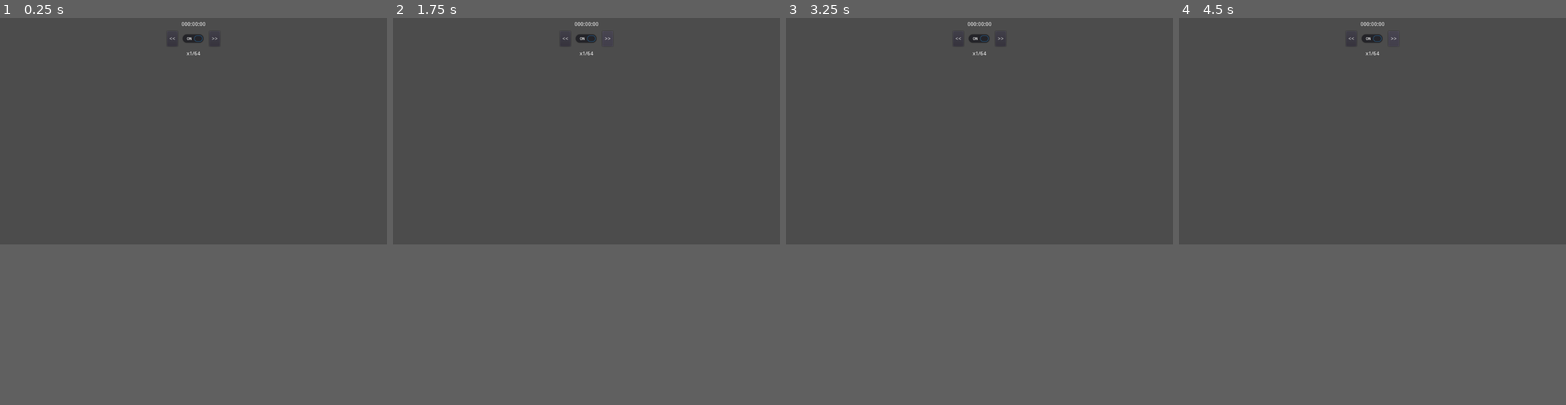
Above: before the commit, frames 1-4 (left to right).
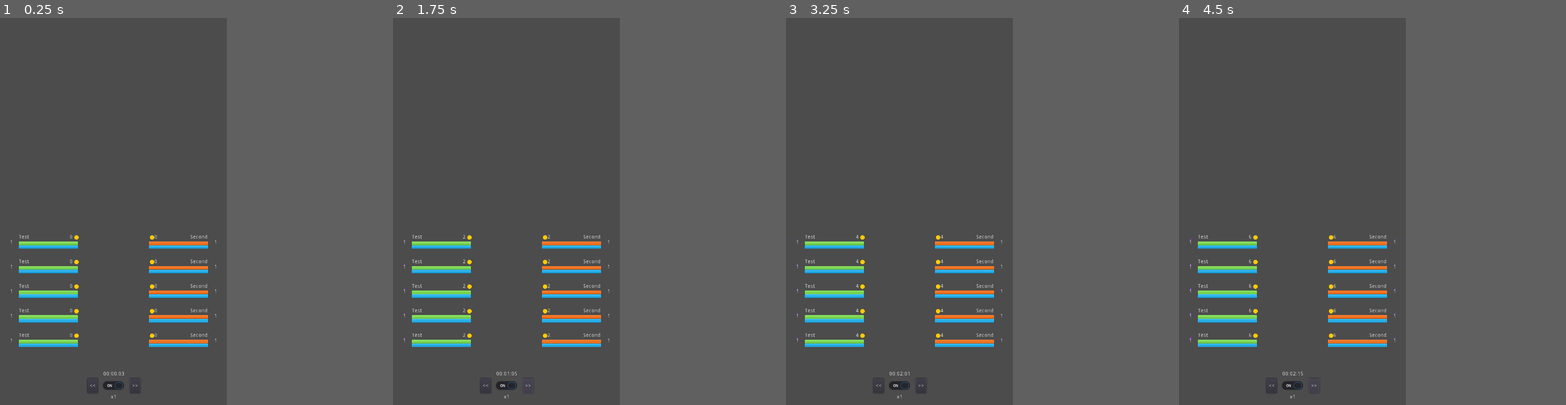
Above: after the commit, the same moments.

Repository: BliznyukNM/moba-manager
Game: Godot game, scene res://src/Match.tscn
Two runs of this game, one before a commit and one after it. Both use one fixed random seed, a clock stepped at 60 frames per second and the inputs below. The project has no main scene, so this scene is started directly.
Inputs (mouse positions are in pixels of both pictures, inside the frame that each line leads up to; where the layout moved, square brackets give the same spot in the first picture):
- Up to frame 1 (0.25 s): no input
- Up to frame 2 (1.75 s): click "<<" at 0.5 s; click ">>" at 1.25 s
- Up to frame 3 (3.25 s): click (979, 234) [979, 37] at 2 s; click (979, 234) [979, 37] at 2.75 s
- Up to frame 4 (4.5 s): click "<<" at 3.5 s; click ">>" at 4.25 s
In our replay, the window is 800x468 before the commit and 469x800 after it. These sizes can differ from the game's own. Grey fills any space a smaller window leaves; there, only what the larger window draws over its background counts as a difference.

The runs differ from the first frame. In frame 1, 3.6% of the frame differs, in the area x 2-57%, y 1-99%; in frame 2, 3.6%; in frame 3, 3.6%; in frame 4, 3.6%.
Error before the commit: Parse Error: Can't preload resource at path: res://src/RadiantHeroUI.tscn (res://src/ui/MatchUI.gd:7)

Commit message:
ui refactor

Diff:
--- a/moba-manager/project.godot
+++ b/moba-manager/project.godot
@@ -34,7 +34,7 @@
 "language": "GDScript",
 "path": "res://src/ui/HeroUI.gd"
 }, {
-"base": "Node",
+"base": "Control",
 "class": "Map",
 "language": "GDScript",
 "path": "res://src/maps/Map.gd"
@@ -67,6 +67,13 @@
 
 gdscript/warnings/integer_division=false
 
+[display]
+
+window/size/width=600
+window/size/height=1024
+window/stretch/mode="2d"
+window/stretch/aspect="expand"
+
 [editor_plugins]
 
 enabled=PoolStringArray(  )
--- a/moba-manager/src/Match.gd
+++ b/moba-manager/src/Match.gd
@@ -22,6 +22,15 @@
 
 func _init_selected_heroes() -> void:
 	_ui_root.add_hero(_create_hero(HeroKey.Test, Fraction.Radiant))
+	_ui_root.add_hero(_create_hero(HeroKey.Test, Fraction.Radiant))
+	_ui_root.add_hero(_create_hero(HeroKey.Test, Fraction.Radiant))
+	_ui_root.add_hero(_create_hero(HeroKey.Test, Fraction.Radiant))
+	_ui_root.add_hero(_create_hero(HeroKey.Test, Fraction.Radiant))
+
+	_ui_root.add_hero(_create_hero(HeroKey.SecondTest, Fraction.Dire))
+	_ui_root.add_hero(_create_hero(HeroKey.SecondTest, Fraction.Dire))
+	_ui_root.add_hero(_create_hero(HeroKey.SecondTest, Fraction.Dire))
+	_ui_root.add_hero(_create_hero(HeroKey.SecondTest, Fraction.Dire))
 	_ui_root.add_hero(_create_hero(HeroKey.SecondTest, Fraction.Dire))
 
 
--- a/moba-manager/src/ui/BaseHeroUI.tscn
+++ b/moba-manager/src/ui/BaseHeroUI.tscn
@@ -7,9 +7,9 @@
 [ext_resource path="res://Kenney UI/yellow_tick.png" type="Texture" id=5]
 
 [node name="BaseHero" type="Control"]
-margin_right = 200.0
-margin_bottom = 35.0
-rect_min_size = Vector2( 200, 50 )
+margin_right = 156.0
+margin_bottom = 61.0
+rect_min_size = Vector2( 156, 61 )
 script = ExtResource( 1 )
 __meta__ = {
 "_edit_use_anchors_": false
@@ -17,7 +17,8 @@
 
 [node name="Name" type="Label" parent="."]
 anchor_right = 0.6
-margin_bottom = 15.0
+margin_top = 10.0
+margin_bottom = 25.0
 text = "<Name>"
 __meta__ = {
 "_edit_use_anchors_": false
@@ -27,15 +28,15 @@
 anchor_top = 1.0
 anchor_right = 1.0
 anchor_bottom = 1.0
-margin_top = -35.0
-margin_bottom = -10.0
+margin_top = -33.0
+margin_bottom = -23.0
 value = 100.0
 texture_progress = ExtResource( 4 )
 nine_patch_stretch = true
 stretch_margin_left = 10
-stretch_margin_top = 10
+stretch_margin_top = 2
 stretch_margin_right = 10
-stretch_margin_bottom = 10
+stretch_margin_bottom = 2
 __meta__ = {
 "_edit_use_anchors_": false
 }
@@ -44,7 +45,8 @@
 anchor_top = 1.0
 anchor_right = 1.0
 anchor_bottom = 1.0
-margin_top = -10.0
+margin_top = -23.0
+margin_bottom = -13.0
 value = 100.0
 texture_progress = ExtResource( 2 )
 nine_patch_stretch = true
@@ -56,8 +58,9 @@
 [node name="Gold" type="Label" parent="."]
 anchor_left = 0.7
 anchor_right = 1.0
+margin_top = 10.0
 margin_right = -13.0
-margin_bottom = 15.0
+margin_bottom = 25.0
 text = "1235"
 align = 2
 valign = 1
--- a/moba-manager/src/ui/MatchUI.gd
+++ b/moba-manager/src/ui/MatchUI.gd
@@ -4,8 +4,8 @@
 onready var _time: = $"/root/Time"
 
 onready var _hero_uis: = {
-	Fraction.Radiant: preload("res://src/RadiantHeroUI.tscn"),
-	Fraction.Dire: preload("res://src/DireHeroUI.tscn")
+	Fraction.Radiant: preload("res://src/ui/RadiantHeroUI.tscn"),
+	Fraction.Dire: preload("res://src/ui/DireHeroUI.tscn")
 }
 
 onready var _ui_roots: = {
@@ -13,18 +13,18 @@
 	Fraction.Dire: $DireHeroes
 }
 
-onready var _time_label: = $Time
-onready var _time_scale_label: = $TimeScale
+onready var _time_label: = $TimeControls/Time
+onready var _time_scale_label: = $TimeControls/TimeScale
 
 
 func _ready() -> void:
-	$Buttons/Play.connect("button_up", _time, "toggle_play")
+	$TimeControls/Buttons/Play.connect("button_up", _time, "toggle_play")
 
-	$Buttons/Slower.connect("button_up", _time, "slow_down")
-	$Buttons/Slower.connect("button_up", self, "_time_scale_changed")
+	$TimeControls/Buttons/Slower.connect("button_up", _time, "slow_down")
+	$TimeControls/Buttons/Slower.connect("button_up", self, "_time_scale_changed")
 
-	$Buttons/Faster.connect("button_up", _time, "speed_up")
-	$Buttons/Faster.connect("button_up", self, "_time_scale_changed")
+	$TimeControls/Buttons/Faster.connect("button_up", _time, "speed_up")
+	$TimeControls/Buttons/Faster.connect("button_up", self, "_time_scale_changed")
 
 	_time_scale_changed()
 
--- a/moba-manager/src/ui/MatchUI.tscn
+++ b/moba-manager/src/ui/MatchUI.tscn
@@ -11,34 +11,99 @@
 }
 
 [node name="RadiantHeroes" type="VBoxContainer" parent="."]
-anchor_top = 0.501291
-anchor_bottom = 0.501291
-margin_left = 100.0
-grow_vertical = 2
-alignment = 1
+anchor_top = 1.0
+anchor_bottom = 1.0
+margin_left = 50.4072
+margin_top = -140.0
+margin_right = 50.0
+margin_bottom = -140.0
+grow_vertical = 0
 __meta__ = {
 "_edit_use_anchors_": false
 }
 
 [node name="DireHeroes" type="VBoxContainer" parent="."]
 anchor_left = 1.0
-anchor_top = 0.5
+anchor_top = 1.0
 anchor_right = 1.0
-anchor_bottom = 0.5
-margin_right = -100.0
+anchor_bottom = 1.0
+margin_left = -50.4073
+margin_top = -140.0
+margin_right = -50.4073
+margin_bottom = -140.0
 grow_horizontal = 0
-grow_vertical = 2
+grow_vertical = 0
 __meta__ = {
 "_edit_use_anchors_": false
 }
 
-[node name="Time" type="Label" parent="."]
+[node name="TimeControls" type="Control" parent="."]
+anchor_left = 0.5
+anchor_top = 1.0
+anchor_right = 0.5
+anchor_bottom = 1.0
+margin_left = -103.5
+margin_top = -89.0
+margin_right = 103.5
+margin_bottom = -14.0
+
+[node name="TimeScale" type="Label" parent="TimeControls"]
+anchor_left = 0.5
+anchor_top = 1.0
+anchor_right = 0.5
+anchor_bottom = 1.0
+margin_left = -29.0
+margin_top = -14.0
+margin_right = 29.0
+text = "x1/64"
+align = 1
+__meta__ = {
+"_edit_use_anchors_": false
+}
+
+[node name="Buttons" type="HBoxContainer" parent="TimeControls"]
+anchor_left = 0.5
+anchor_top = 0.5
+anchor_right = 0.5
+anchor_bottom = 0.5
+margin_left = -70.0
+margin_top = -20.0
+margin_right = 70.0
+margin_bottom = 20.0
+grow_horizontal = 2
+__meta__ = {
+"_edit_use_anchors_": false
+}
+
+[node name="Slower" type="Button" parent="TimeControls/Buttons"]
+margin_right = 28.0
+margin_bottom = 40.0
+focus_mode = 0
+enabled_focus_mode = 0
+text = "<<"
+
+[node name="Play" type="CheckButton" parent="TimeControls/Buttons"]
+margin_left = 32.0
+margin_right = 108.0
+margin_bottom = 40.0
+focus_mode = 0
+pressed = true
+enabled_focus_mode = 0
+
+[node name="Faster" type="Button" parent="TimeControls/Buttons"]
+margin_left = 112.0
+margin_right = 140.0
+margin_bottom = 40.0
+focus_mode = 0
+enabled_focus_mode = 0
+text = ">>"
+
+[node name="Time" type="Label" parent="TimeControls"]
 anchor_left = 0.5
 anchor_right = 0.5
 margin_left = -40.0
-margin_top = 10.0
 margin_right = 40.0
-margin_bottom = 24.0
+margin_bottom = 14.0
 grow_horizontal = 2
 text = "000:00:00"
 align = 1
@@ -46,51 +111,3 @@
 __meta__ = {
 "_edit_use_anchors_": false
 }
-
-[node name="Buttons" type="HBoxContainer" parent="."]
-anchor_left = 0.5
-anchor_right = 0.5
-margin_left = -20.0
-margin_top = 35.0
-margin_right = 20.0
-margin_bottom = 50.0
-grow_horizontal = 2
-__meta__ = {
-"_edit_use_anchors_": false
-}
-
-[node name="Slower" type="Button" parent="Buttons"]
-margin_right = 28.0
-margin_bottom = 40.0
-focus_mode = 0
-enabled_focus_mode = 0
-text = "<<"
-
-[node name="Play" type="CheckButton" parent="Buttons"]
-margin_left = 32.0
-margin_right = 108.0
-margin_bottom = 40.0
-focus_mode = 0
-pressed = true
-enabled_focus_mode = 0
-
-[node name="Faster" type="Button" parent="Buttons"]
-margin_left = 112.0
-margin_right = 140.0
-margin_bottom = 40.0
-focus_mode = 0
-enabled_focus_mode = 0
-text = ">>"
-
-[node name="TimeScale" type="Label" parent="."]
-anchor_left = 0.5
-anchor_right = 0.5
-margin_left = -29.0
-margin_top = 88.0
-margin_right = 29.0
-margin_bottom = 102.0
-text = "x1/64"
-align = 1
-__meta__ = {
-"_edit_use_anchors_": false
-}
